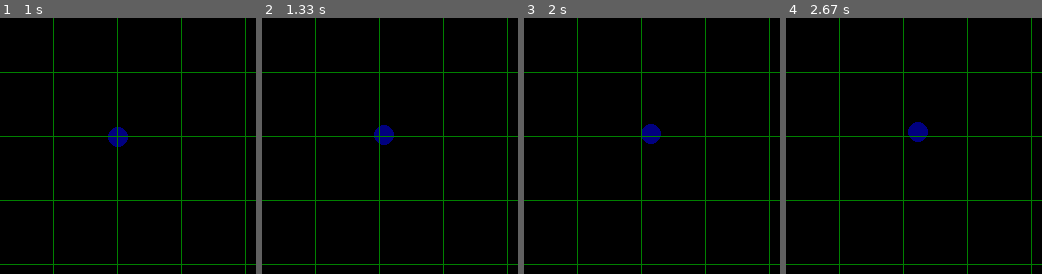
Above: before the commit, frames 1-4 (left to right).
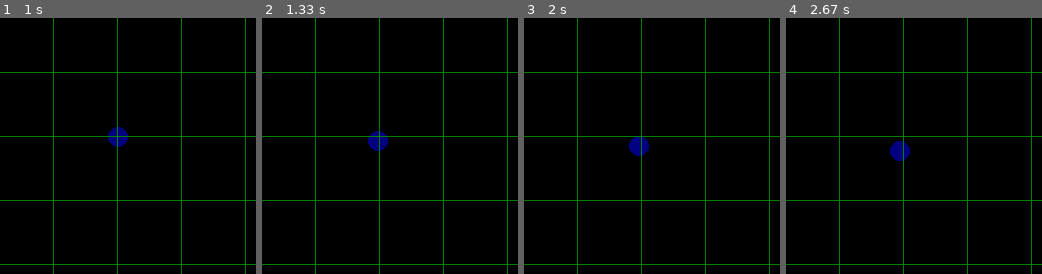
Above: after the commit, the same moments.

Repository: tjacek/planning
Game: pygame game, started from localization/model.py
Same seed, same stepped clock (60 frames per second), same inputs: the game is played once before the commit and once after it.
Inputs (mouse positions are % of the whole screen's width and height, from its top left):
- Up to frame 1 (1 s): tap Enter at 0.33 s; click (60, 72) at 0.82 s
- Up to frame 2 (1.33 s): press the mouse at (60, 72) at 1.13 s; move the mouse to (37, 60) at 1.23 s
- Up to frame 3 (2 s): release the mouse at (14, 47) at 1.37 s; press the mouse at (60, 72) at 1.87 s; move the mouse to (74, 80) at 1.97 s
- Up to frame 4 (2.67 s): release the mouse at (88, 88) at 2.1 s
The pictures show only the part of the screen within x 27-77%, y 27-77%; the shares and areas given below are measured in that part.

Frame 1 is identical in both runs. In frame 2, 0.5% of the frame differs, in the area x 41-52%, y 41-52%; in frame 3, 0.8%; in frame 4, 0.9%, in the area x 40-56%, y 40-56%.

Commit message:
scale and translate

Diff:
--- a/localization/model.py
+++ b/localization/model.py
@@ -20,7 +20,7 @@
         theta=self.state[2]
         B=[[self.det_t*np.cos(theta),0],
            [self.det_t*np.sin(theta),0],
-           [0,self.det_t],
+           [0,0.2*self.det_t],
            [1,0]]
         B=np.array(B)
         self.state=np.dot(self.F,self.state)+np.dot(B,u)
@@ -39,15 +39,16 @@
         self.envir([1,0])
 
     def on_key(self,key):
-        print(key)
         if(not self.envir.empty_state()):
-             self.envir([0,1])
+            print(self.envir.get_state())
+
+            self.envir([0,np.pi/4])
 
     def show(self,window):
         window.fill((0,0,0))
-        state=self.envir.get_state()[:2]
+        x,y=self.envir.get_state()[:2]
+        state=[self.rescale(x,0)*x,self.rescale(y,1)*y]
         state= self.translate(state)
-   #     state=[x,y]#[self.rescale(x,0)*x,self.rescale(y,1)*y]
         state=np.array(state)
         pg.draw.circle(window,(0,0,128),state,10)
         self.draw_lines(window,step=self.scale[0]*64,horiz=True)
@@ -56,11 +57,13 @@
     def translate(self,state):
         state=[state_i+bound_i
             for state_i,bound_i in zip(state,self.bounds)]
+#            if(state_i)
         return np.array(state)
 
     def rescale(self,cord,i):
-        if(self.bounds[i]<cord):
-            self.scale[i]=0.9*(self.bounds[i]/cord)
+        if( cord<-self.bounds[i] or
+          self.bounds[i]<cord):
+            self.scale[i]=0.9*(self.bounds[i]/np.abs(cord))
         else:
             self.scale[i]=1
         return self.scale[i]
